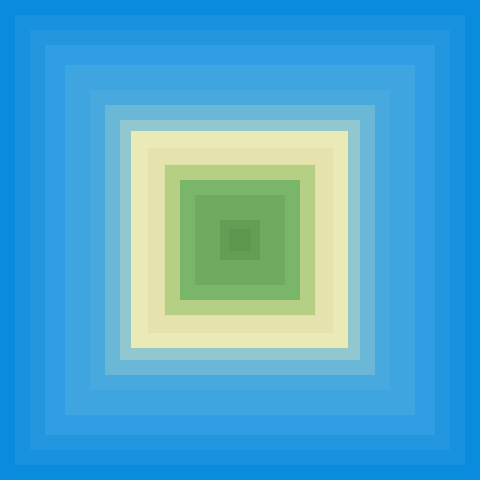
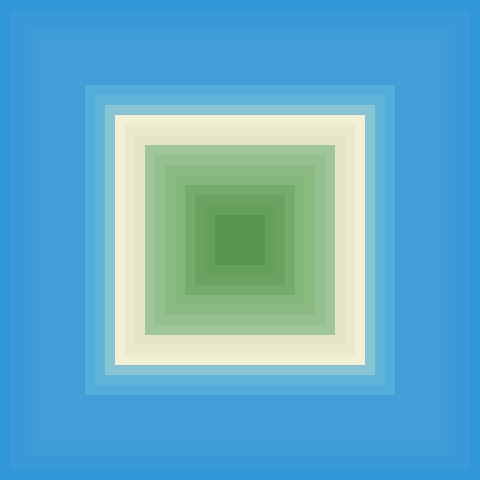
The second 480 × 480 image is a revision of the first. Changes to its layers:
removed layer "Group 1 copy" over left=0, top=0, right=480, bottom=480
added group "wash" with 1 layers in group "Group 1" over left=115, top=115, right=365, bottom=365
moved "Rectangle 1 copy 13" into group "wash", painted on it over left=115, top=115, right=365, bottom=365
"Rectangle 1 copy 19" (1st of 2, in "Group 1" › "coast"): opacity 51% → 55%, painted on it over left=105, top=105, right=375, bottom=375
painted on "Rectangle 1 copy 11" (1st of 3, in "Group 1" › "coast") over left=105, top=105, right=375, bottom=375
added group "coast" (2nd of 3, in "Group 1") with 2 layers in group "Group 1" over left=95, top=95, right=385, bottom=385
added layer "Rectangle 1 copy 19" (2nd of 2, in "Group 1" › "coast") (75%) in group "coast" over left=95, top=95, right=385, bottom=385
moved "Rectangle 1 copy 11" (2nd of 3, in "Group 1" › "coast") into group "coast", painted on it over left=90, top=90, right=390, bottom=390
"Rectangle 1 copy 12" (1st of 3, in "Group 1" › "coast"): opacity 70% → 81%, painted on it over left=85, top=85, right=395, bottom=395
painted on "Rectangle 1 copy 11" (3rd of 3, in "Group 1" › "coast") over left=85, top=85, right=395, bottom=395
painted on "Rectangle 1 copy 12" (2nd of 3, in "Group 1" › "sea") over left=70, top=70, right=410, bottom=410
"Rectangle 1 copy 12" (3rd of 3, in "Group 1" › "sea"): opacity 92% → 100%, painted on it over left=55, top=55, right=425, bottom=425
removed layer "Rectangle 1 copy 11" (4th of 4, in "Group 1" › "Group 2") from group "Group 2" over left=65, top=65, right=415, bottom=415
painted on "Rectangle 1 copy 3" over left=40, top=40, right=440, bottom=440
painted on "Rectangle 1 copy 2" over left=25, top=26, right=455, bottom=456
painted on "Rectangle 1 copy" over left=10, top=10, right=470, bottom=470
painted on "Rectangle 1" over left=0, top=0, right=480, bottom=480
…and 23 more changes (8 added, 5 painted, 10 removed, 5 stack)
